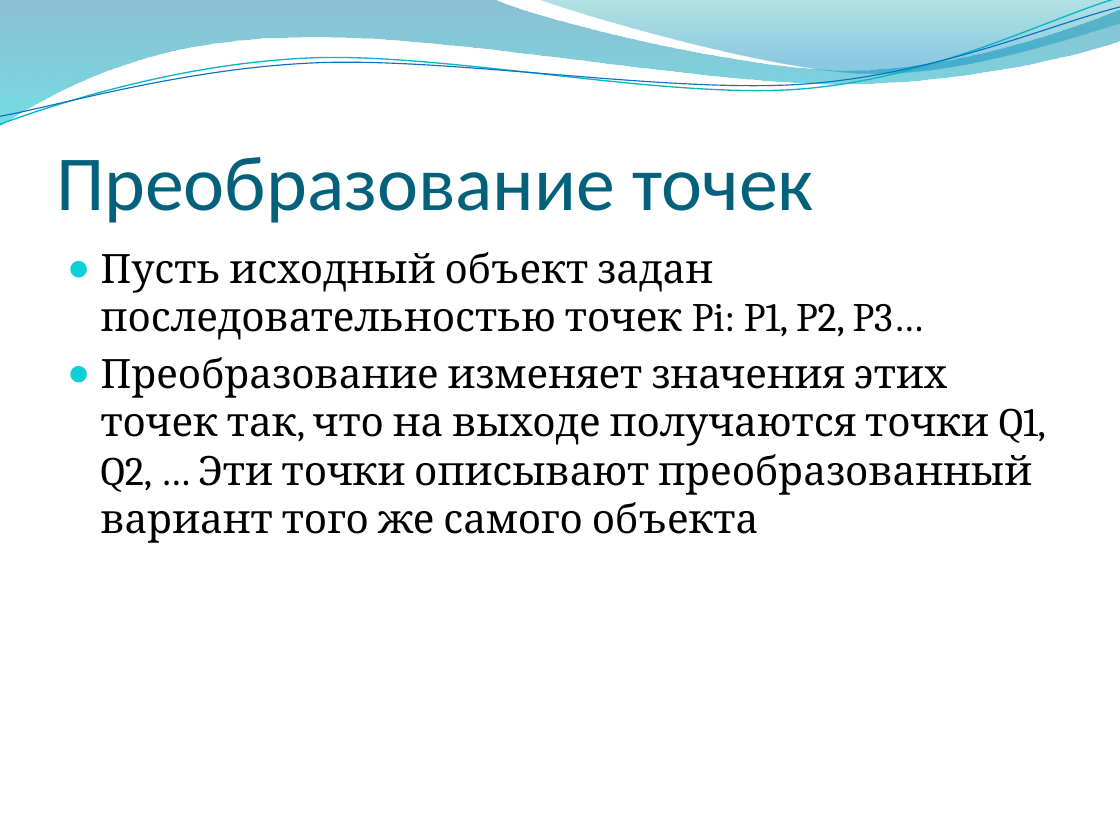
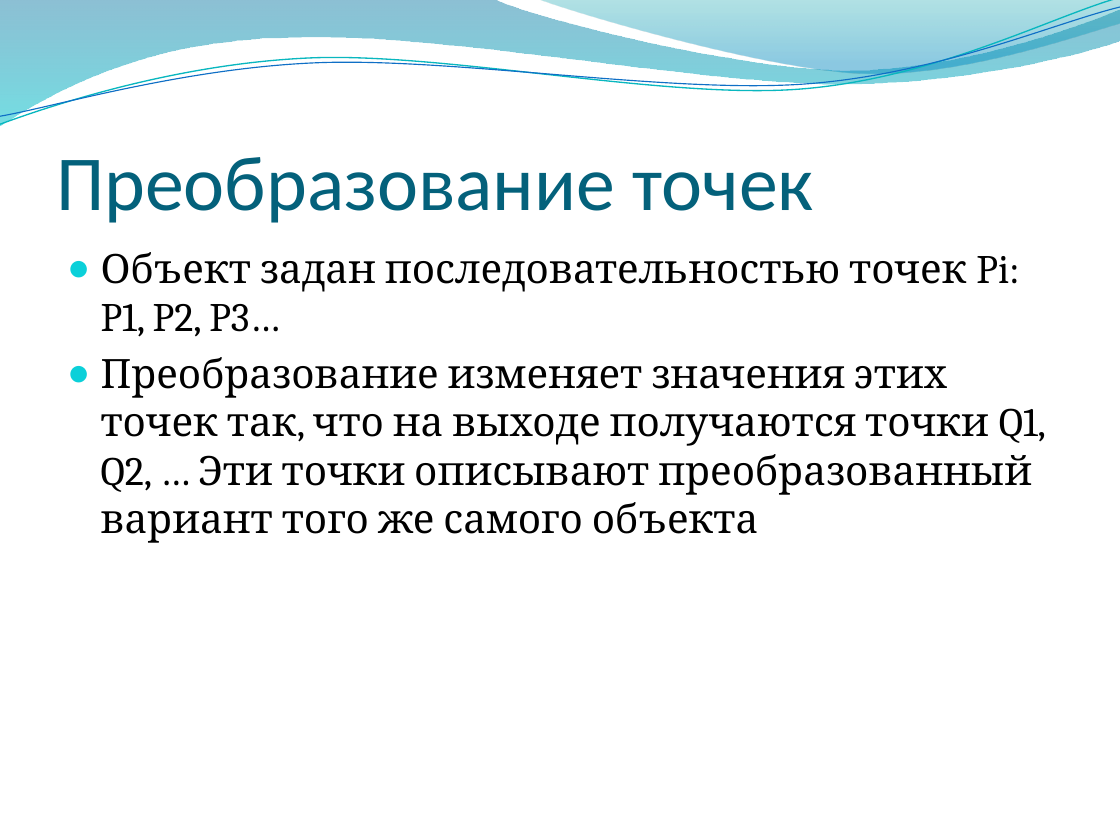
Before and after one commit to alexey-malov/cg-course, a slide deck: slide 65 of lectures/03 - Векторный анализ, трансформации и матрицы.pptx (slide 64 before the commit). Drawn at 1120x840 pixels with LibreOffice and Linux fonts; fonts in the diff are those of the drawing; background and template pictures are left out. Boxes give left, top, right and bottom in pixels: in the first picture for what was removed or moved away, otherwise in the second. Text is boxed around its words. In the diff, an @@ line names an element or a change of style, - is before the commit and + after.

```diff
--- a/lectures/03 - Векторный анализ, трансформации и матрицы.pptx
+++ b/lectures/03 - Векторный анализ, трансформации и матрицы.pptx
@@ text at [101,252,1019,337]: text changed @@
-● Пусть исходный объект задан последовательностью точек Pi: P1, P2, P3…
+● Объект задан последовательностью точек Pi: P1, P2, P3…
```
Also in this commit, not shown: 20 other slides changed, 5 slides added, 1 slide removed, 1 other file.
